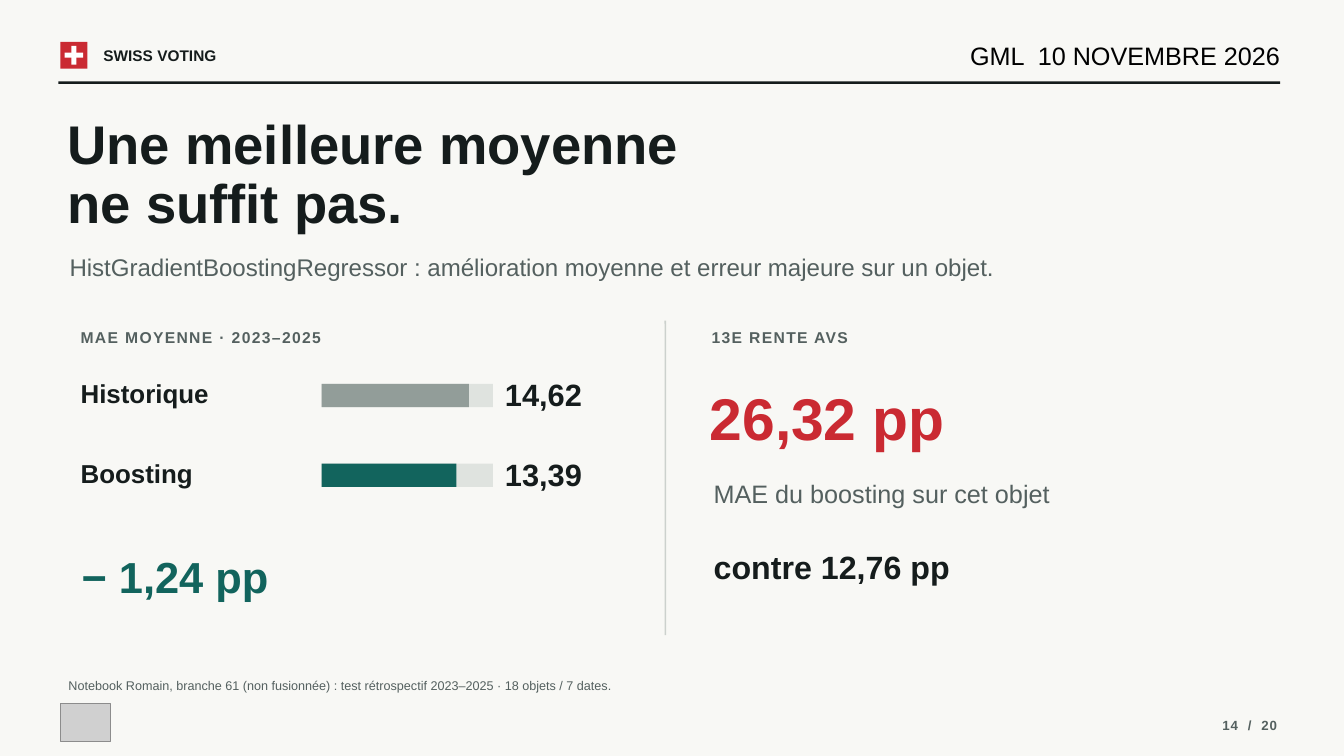
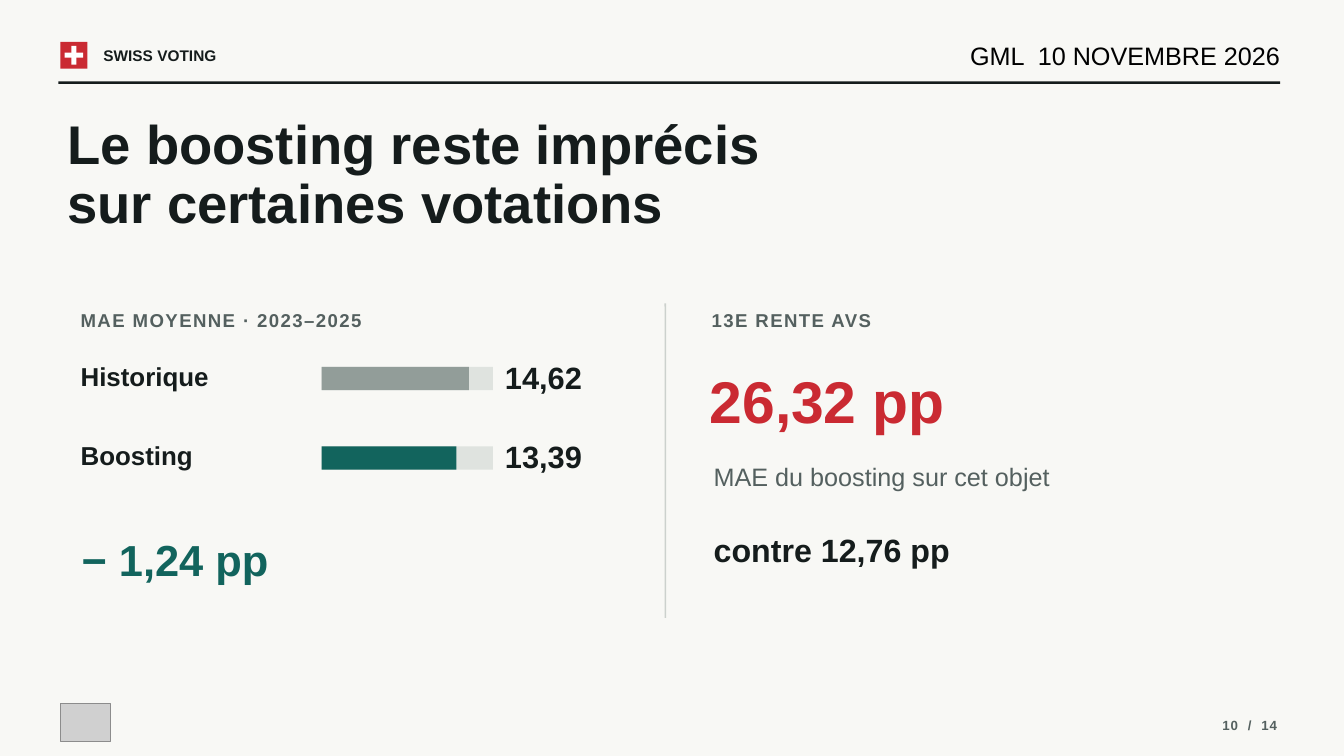
Before and after one commit to VictorGTheCoder/GML-Swiss-Voting, a slide deck: slide 10 of presentation/GML_Presentation.pptx (slide 14 before the commit). Drawn at 1344x756 pixels with LibreOffice and Linux fonts; fonts in the diff are those of the drawing; grey boxes stand for pictures. Boxes give left, top, right and bottom in pixels: in the first picture for what was removed or moved away, otherwise in the second. Text is boxed around its words. In the diff, an @@ line names an element or a change of style, - is before the commit and + after.

```diff
--- a/presentation/GML_Presentation.pptx
+++ b/presentation/GML_Presentation.pptx
@@ text at (68,124,760,224): text changed @@
-Une meilleure moyenne
-ne suffit pas.
+Le boosting reste imprécis
+sur certaines votations
@@ text removed at (70,258,994,281) @@
-HistGradientBoostingRegressor : amélioration moyenne et erreur majeure sur un objet.
@@ text "MAE MOYENNE · 2023–2025" at (81,314,361,327): size 11.2 to 13.3 pt @@
@@ line moved from (665, 321) - (665, 635) to (665, 303) - (665, 618) @@
@@ text "13E RENTE AVS" at (712,314,871,327): size 11.2 to 13.3 pt @@
@@ 10 texts, 4 rectangles: place and size @@
-10 texts, 4 rectangles at (81,332,1050,602)
+10 texts, 4 rectangles at (81,314,1050,584)
@@ text removed at (68,680,611,693) @@
-Notebook Romain, branche 61 (non fusionnée) : test rétrospectif 2023–2025 · 18 objets / 7 dates.
@@ text at (1222,720,1277,730): text changed @@
-14 / 20
+10 / 14
```
Also in this commit, not shown: 12 other slides changed, 7 slides removed, 1 other file.
